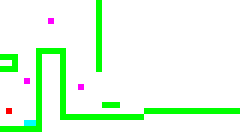
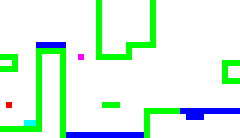
Comparing the layer stacks of the two 240x138 images. Changes:
painted on "Layer #1" over [6, 0, 240, 138]
showed "Layer" over [6, 0, 240, 138]
